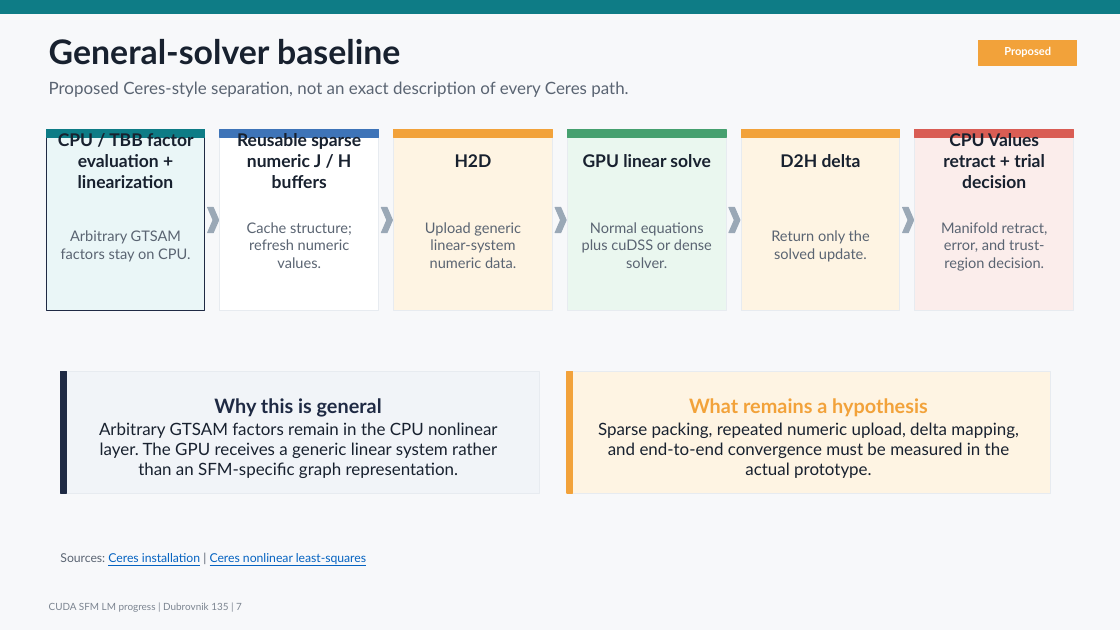
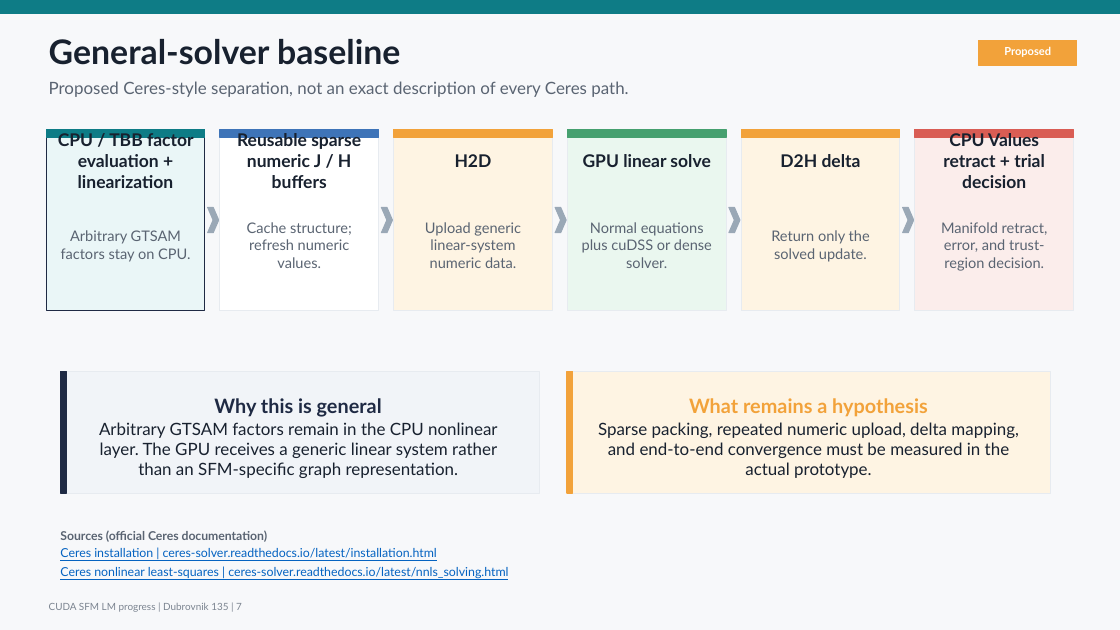
Before and after one commit to borglab/gtsam, a slide deck: slide 7 of timing/sfm_ba/benchmark_logs/20260710T_cuda_sfm_progress/cuda_sfm_progress_update.pptx. Drawn at 1120x630 pixels with LibreOffice and Linux fonts; fonts in the diff are those of the drawing. Boxes give left, top, right and bottom in pixels: in the first picture for what was removed or moved away, otherwise in the second. Text is boxed around its words. In the diff, an @@ line names an element or a change of style, - is before the commit and + after.

```diff
--- a/timing/sfm_ba/benchmark_logs/20260710T_cuda_sfm_progress/cuda_sfm_progress_update.pptx
+++ b/timing/sfm_ba/benchmark_logs/20260710T_cuda_sfm_progress/cuda_sfm_progress_update.pptx
@@ text at [60, 530, 268, 542]: text changed; text colour #0563C1 to #5A6472; bold on @@
-Sources: Ceres installation | Ceres nonlinear least-squares
+Sources (official Ceres documentation)
@@ text added at [60, 548, 437, 558], 10.6 pt, text #0563C1, underline @@
+Ceres installation | ceres-solver.readthedocs.io/latest/installation.html
@@ text added at [60, 567, 508, 579], 10.6 pt, text #0563C1, underline @@
+Ceres nonlinear least-squares | ceres-solver.readthedocs.io/latest/nnls_solving.html
```
Also in this commit, not shown: 5 other slides changed, 8 other files.
